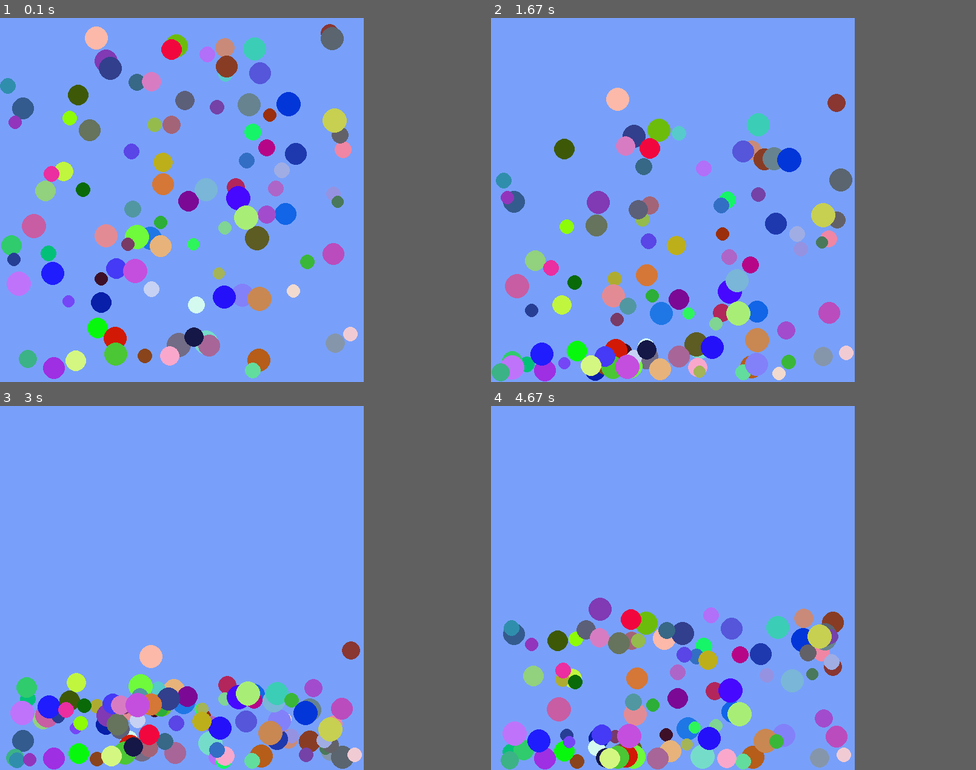
Above: before the commit, frames 1-4 (two rows, left to right).
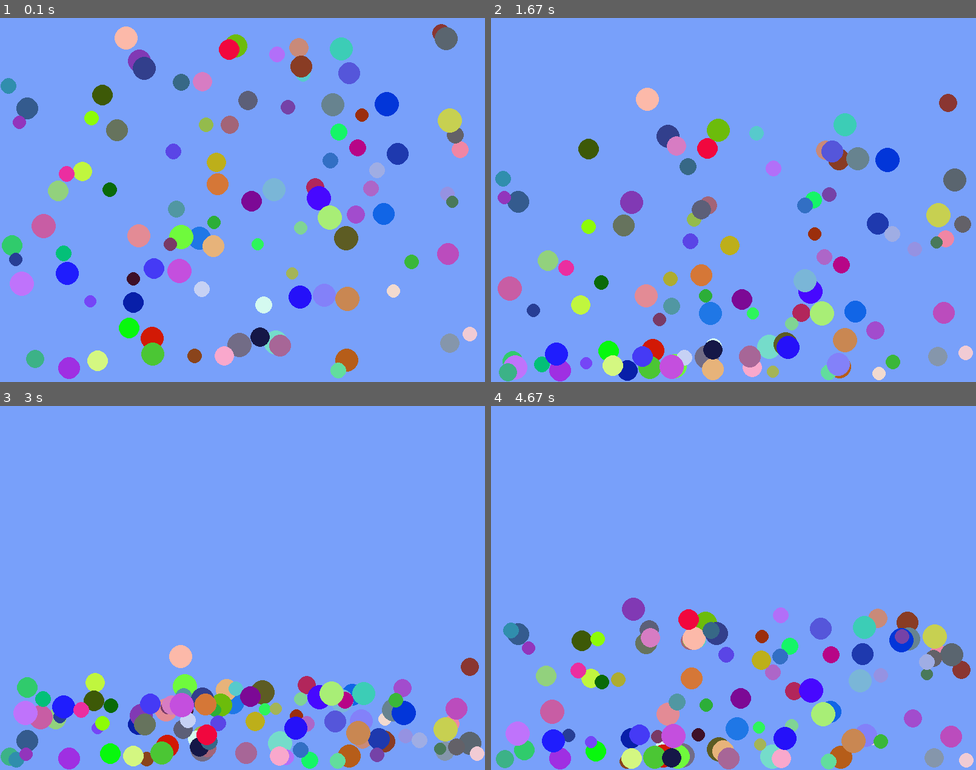
Above: after the commit, the same moments.

Repository: maciejbac/pyGame
Game: pygame game, started from main.py
Same seed, same stepped clock (60 frames per second), same inputs: the game is played once before the commit and once after it.
Inputs:
- Up to frame 1 (0.1 s): no input
- Up to frame 2 (1.67 s): no input
- Up to frame 3 (3 s): no input
- Up to frame 4 (4.67 s): no input
In our replay, the window is 600x600 before the commit and 800x600 after it. These sizes can differ from the game's own. Grey fills any space a smaller window leaves; there, only what the larger window draws over its background counts as a difference.

The runs differ from the first frame. In frame 1, 27% of the frame differs, in the area x 0-99%, y 1-100%; in frame 2, 23%; in frame 3, 16%; in frame 4, 20%.

Commit message:
Tweaked drag, elasticity and gravity values

Diff:
--- a/main.py
+++ b/main.py
@@ -9,7 +9,7 @@
 BLUE = (0, 0, 255)
 RED = (255, 0, 0)
 running = True
-(width, height) = (600, 600)
+(width, height) = (800, 600)
 background_color = (120, 160, 250)
 pygame.display.set_caption('Ball game')
 particle_count = 100
